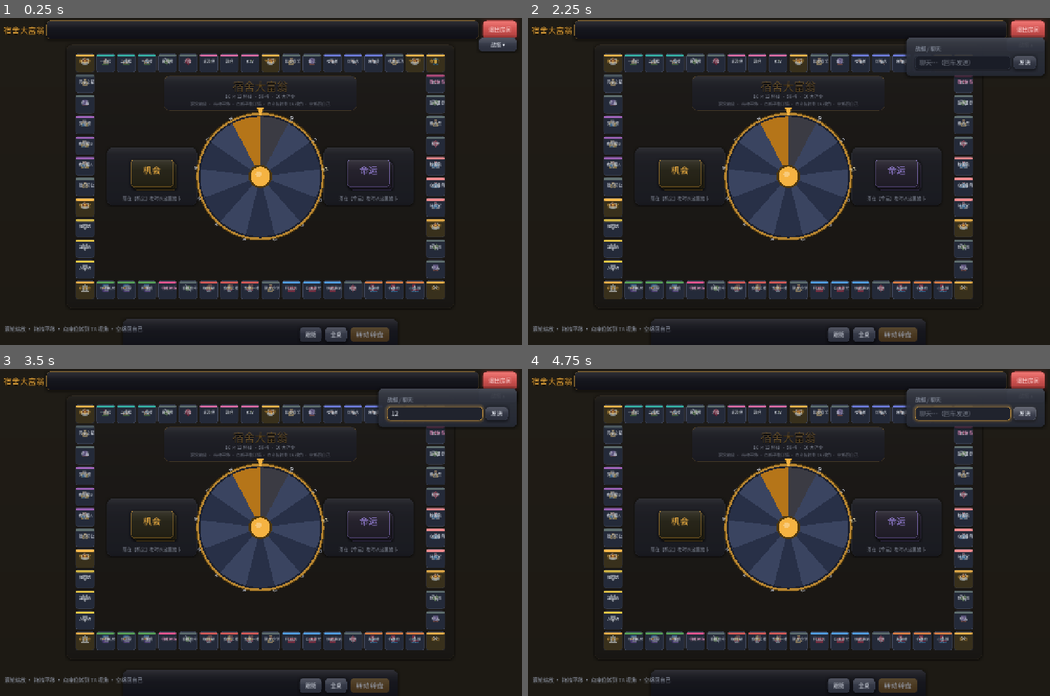
Above: before the commit, frames 1-4 (two rows, left to right).
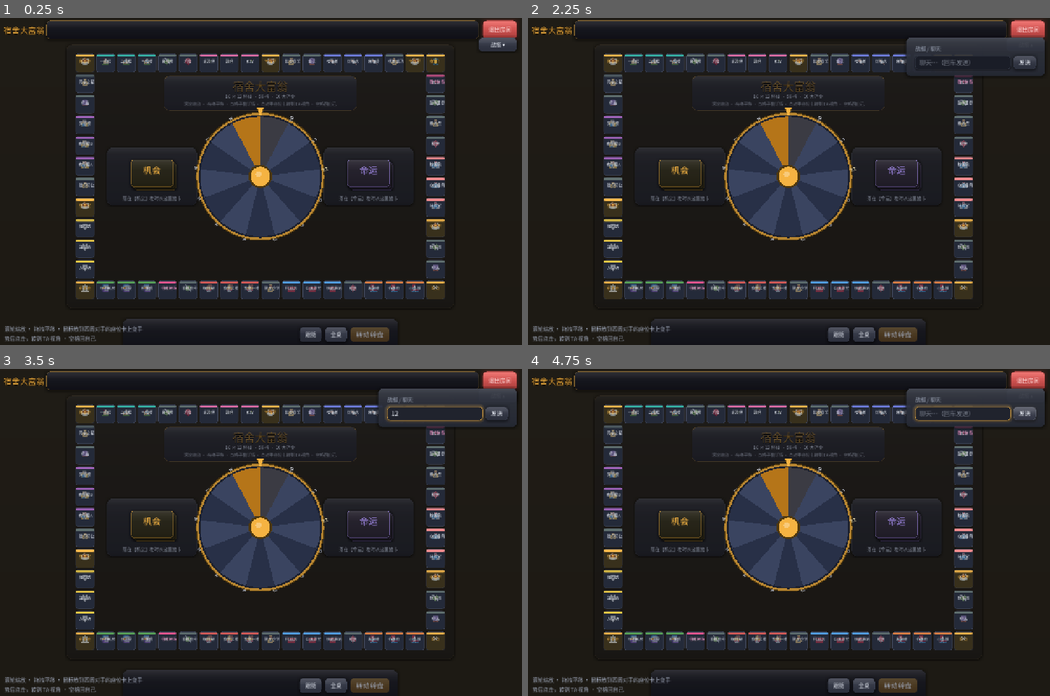
Above: after the commit, the same moments.

Repository: Lousync/dorm-monopoly
Game: Godot game, scene res://scenes/game.tscn
Two runs of this game, one before a commit and one after it. Both use one fixed random seed, a clock stepped at 60 frames per second and the inputs below. This scene is started directly instead of the project's main scene.
Inputs (mouse positions are in pixels of both pictures, inside the frame that each line leads up to):
- Up to frame 1 (0.25 s): no input
- Up to frame 2 (2.25 s): click "跟随" at 0.5 s; click "全桌" at 1.25 s; click "战报 ▾" at 2 s
- Up to frame 3 (3.5 s): click (433, 414) at 2.77 s; type "12" at 2.85 s
- Up to frame 4 (4.75 s): click "战报 ▴" at 3.5 s; click "发送" at 4.25 s

The runs differ from the first frame. In frame 1, 0.4% of the frame differs, in the area x 1-65%, y 25-99%; in frame 2, 0.4%; in frame 3, 0.4%; in frame 4, 0.4%.
Error in both runs: Out of bounds get index '0' (on base: 'Array') (res://scripts/game.gd:723)

Commit message:
座位卡可发现性：悬停提亮+手势光标，点击热区=整条座位栏，提示文案改为「点四周对手的座位卡」

Diff:
--- a/scripts/board_view.gd
+++ b/scripts/board_view.gd
@@ -92,7 +92,9 @@
 	_build_interior()
 	_build_ring()
 	resized.connect(func() -> void: _need_fit = true)
-	mouse_exited.connect(func() -> void: set_hover(-1))
+	mouse_exited.connect(func() -> void:
+		set_hover(-1)
+		_set_seat_hover(-1))
 
 # ---------------- 坐标换算 ----------------
 
@@ -284,7 +286,7 @@
 	sub.mouse_filter = Control.MOUSE_FILTER_IGNORE
 	p.add_child(sub)
 
-	var hint := UIKit.label("滚轮缩放 · 拖拽平移 · 点格子看详情 · 点座位转到 TA 视角 · 空格回自己", 13, Color(UIKit.TEXT_DIM.r, UIKit.TEXT_DIM.g, UIKit.TEXT_DIM.b, 0.55))
+	var hint := UIKit.label("滚轮缩放 · 拖拽平移 · 点格子看详情 · 点对手座位卡转到 TA 视角 · 空格回自己", 13, Color(UIKit.TEXT_DIM.r, UIKit.TEXT_DIM.g, UIKit.TEXT_DIM.b, 0.55))
 	hint.position = Vector2(0, 76)
 	hint.size = Vector2(600, 20)
 	hint.horizontal_alignment = HORIZONTAL_ALIGNMENT_CENTER
@@ -600,12 +602,14 @@
 		if _dragging and mask != 0:
 			if _panning or mm.position.distance_to(_press_pos) > 6.0:
 				_panning = true
+				_set_seat_hover(-1)
 				auto_follow = false
 				_has_follow_pt = false
 				_center = _clamp_center(_center - mm.relative.rotated(-_rot) / _zoom)
 				_apply_cam()
 		else:
 			set_hover(_index_at(mm.position))
+			_set_seat_hover(_seat_edge_at(mm.position))
 
 ## 设置悬停格（-1 清除），触发高亮渐变
 func set_hover(idx: int) -> void:
@@ -696,12 +700,37 @@
 func at_home_view() -> bool:
 	return absf(wrapf(_rot, -PI, PI)) < 0.3
 
-func _seat_at(view_pos: Vector2) -> int:
+func _seat_edge_at(view_pos: Vector2) -> int:
 	var wpt := _world_from_view(view_pos)
 	for e in _seats:
 		if _seat_bar(e).has_point(wpt):
-			return int(_seats[e].peer)
+			return e
 	return -1
+
+func _seat_at(view_pos: Vector2) -> int:
+	var e := _seat_edge_at(view_pos)
+	return int(_seats[e].peer) if e != -1 else -1
+
+var _hover_seat := -1  # 悬停中的座位边（-1 无）
+
+## 悬停反馈：内容卡提亮 + 手势光标，明示「这块可以点」
+func _set_seat_hover(e: int) -> void:
+	if e == _hover_seat:
+		return
+	var old := _hover_seat
+	_hover_seat = e
+	if old != -1 and _seats.has(old):
+		_seat_hover_fx(old, false)
+	if e != -1 and _seats.has(e):
+		_seat_hover_fx(e, true)
+	mouse_default_cursor_shape = Control.CURSOR_POINTING_HAND if e != -1 else Control.CURSOR_ARROW
+
+func _seat_hover_fx(e: int, hovered: bool) -> void:
+	var content: Control = _seats[e].get("content")
+	if content == null or not is_instance_valid(content):
+		return
+	var tw := create_tween()
+	tw.tween_property(content, "modulate", Color(1.16, 1.16, 1.24) if hovered else Color.WHITE, 0.12)
 
 ## 一个座位：整条操作栏面板（拼方框的一边）+ 旋转排布的内容件
 ## （头像/名字/现金/体力 + 5 个道具牌位），内容朝向座位主人
@@ -802,7 +831,7 @@
 		sp.add_child(plus)
 		slots.append(sp)
 
-	return {"root": holder, "sb": sb, "chip": chip, "name_l": name_l, "money_l": money_l,
+	return {"root": holder, "content": root, "sb": sb, "chip": chip, "name_l": name_l, "money_l": money_l,
 		"pips": pips, "slots": slots, "edge": e, "peer": int(p.peer),
 		"shown": int(p.money), "tw": null}
 
--- a/scripts/game.gd
+++ b/scripts/game.gd
@@ -211,7 +211,7 @@
 	bar_row.add_child(roll_btn)
 
 	# 左下角：格子详情 / 操作提示
-	info_label = UIKit.label("滚轮缩放 · 拖拽平移 · 点座位转到 TA 视角 · 空格回自己", 13, UIKit.TEXT_DIM)
+	info_label = UIKit.label("滚轮缩放 · 拖拽平移 · 鼠标放到四周对手的座位卡上变手势后点击，转到 TA 视角 · 空格回自己", 13, UIKit.TEXT_DIM)
 	info_label.set_anchors_preset(Control.PRESET_BOTTOM_LEFT)
 	info_label.offset_left = 14
 	info_label.offset_right = 356
Binary file changed: shots/table_4p_home_plain.png
